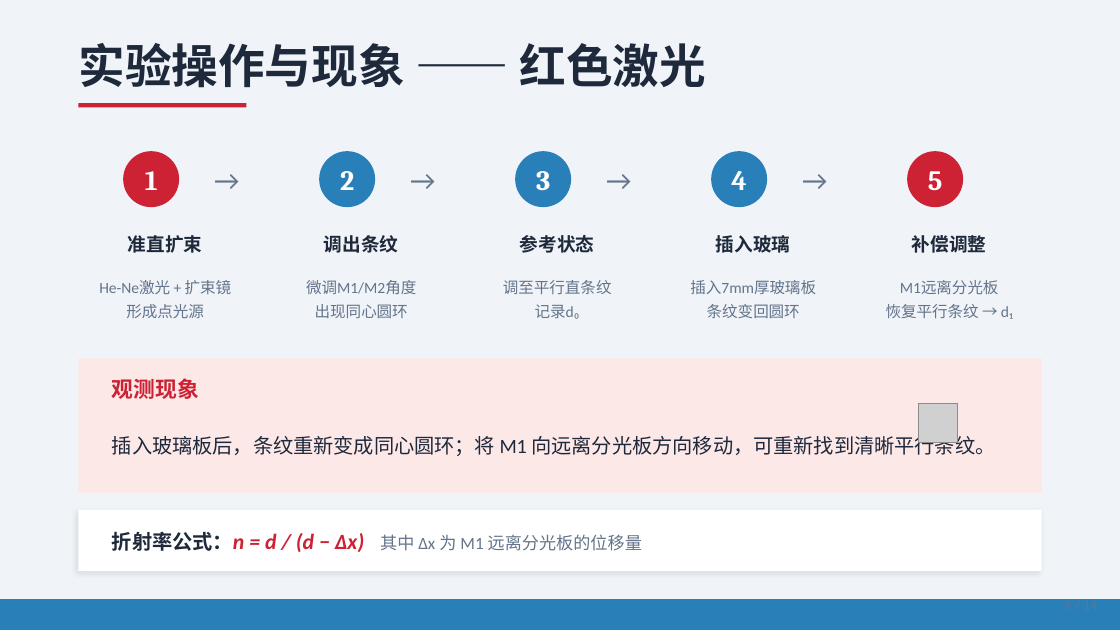
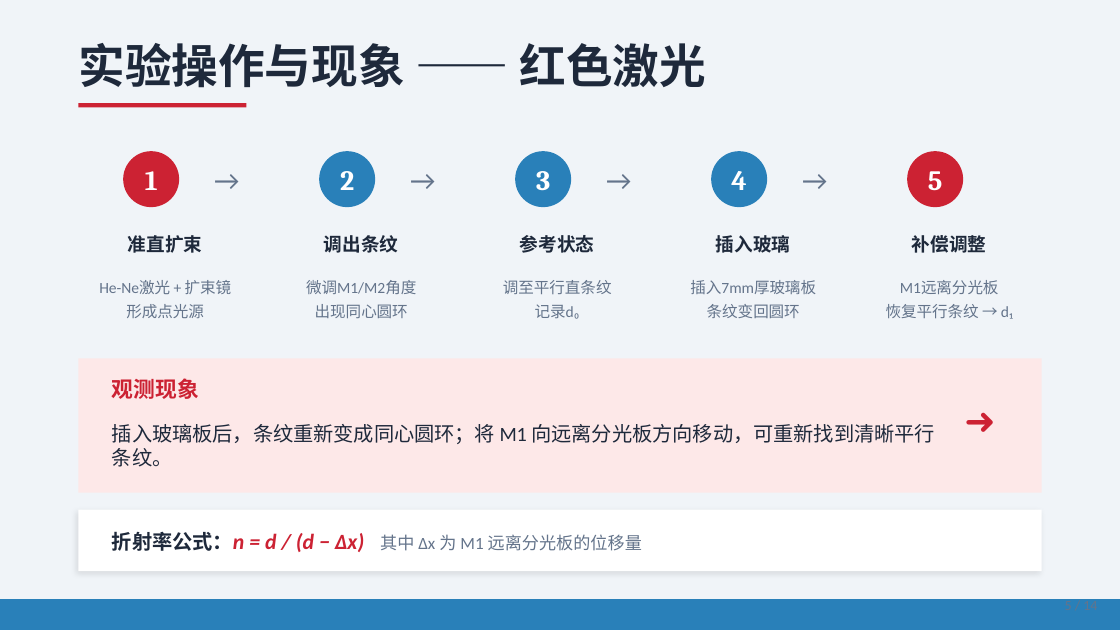
Before and after one commit to AblazeGHR/project, a slide deck: slide 5 of 迈克尔逊干涉仪实验探究/答辩PPT.pptx. Drawn at 1120x630 pixels with LibreOffice and Linux fonts; fonts in the diff are those of the drawing; grey boxes stand for pictures. Boxes give left, top, right and bottom in pixels: in the first picture for what was removed or moved away, otherwise in the second. Text is boxed around its words. In the diff, an @@ line names an element or a change of style, - is before the commit and + after.

```diff
--- a/迈克尔逊干涉仪实验探究/答辩PPT.pptx
+++ b/迈克尔逊干涉仪实验探究/答辩PPT.pptx
@@ text "插入玻璃板后，条纹重新变成同心圆环；将 M1 向远离分光板方向移动，可重新找到清晰平行条纹。" rewrapped from bbox=[112, 432, 996, 456] to bbox=[112, 424, 935, 467] @@
@@ picture removed at bbox=[918, 403, 958, 442] @@
@@ text added at bbox=[952, 398, 1008, 442], 24 pt, text #CC2233 @@
+➜
```
Also in this commit, not shown: 8 other slides changed, 2 other files.
